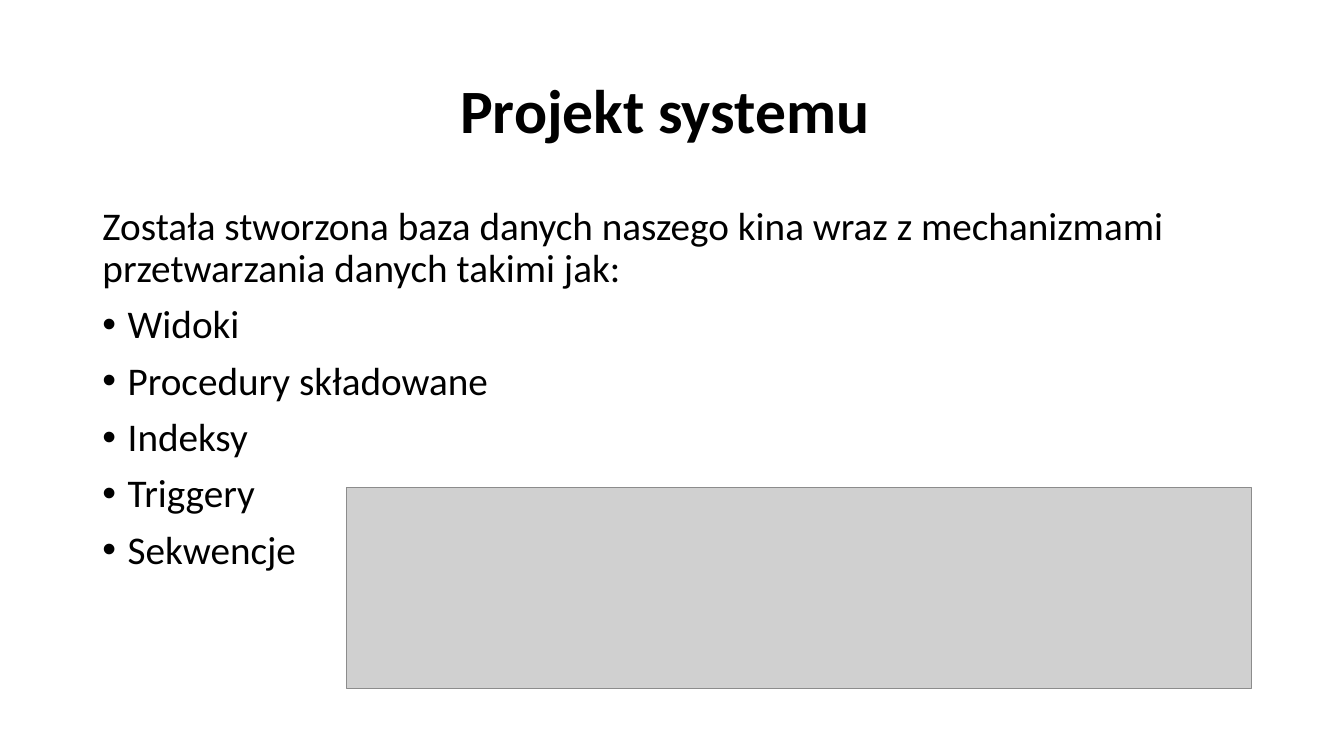
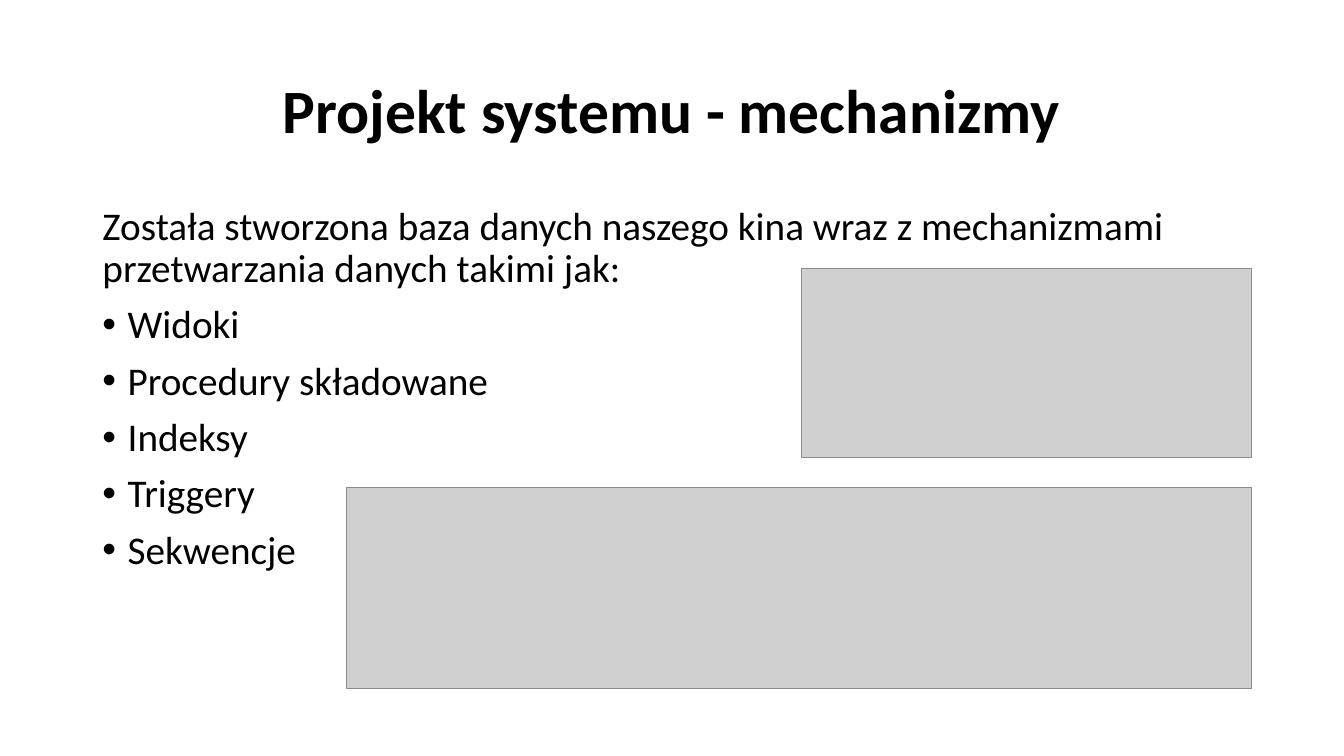
Before and after one commit to karoljaskolka/CinemaDesktopApp, a slide deck: slide 5 of Documentation/Cinema.pptx (slide 4 before the commit). Drawn at 1344x756 pixels with LibreOffice and Linux fonts; fonts in the diff are those of the drawing; grey boxes stand for pictures; background and template pictures are left out. Boxes give left, top, right and bottom in pixels: in the first picture for what was removed or moved away, otherwise in the second. Text is boxed around its words. In the diff, an @@ line names an element or a change of style, - is before the commit and + after.

```diff
--- a/Documentation/Cinema.pptx
+++ b/Documentation/Cinema.pptx
@@ title at box(283, 89, 1060, 144): text changed @@
-Projekt systemu
+Projekt systemu - mechanizmy
@@ picture added at box(802, 269, 1252, 458) @@
```
Also in this commit, not shown: 4 other slides changed, 3 slides added, 2 slides removed, 3 other files.
